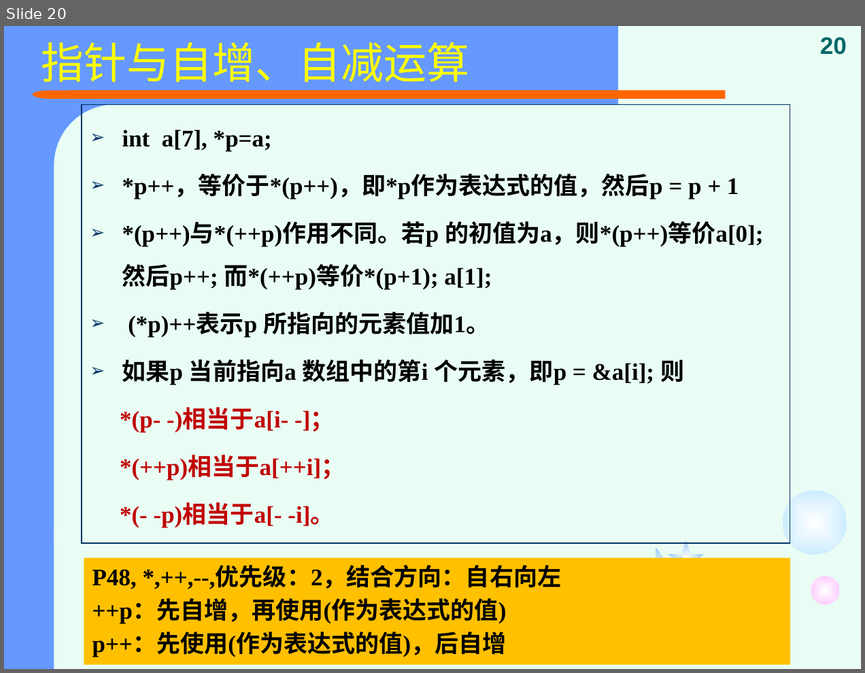
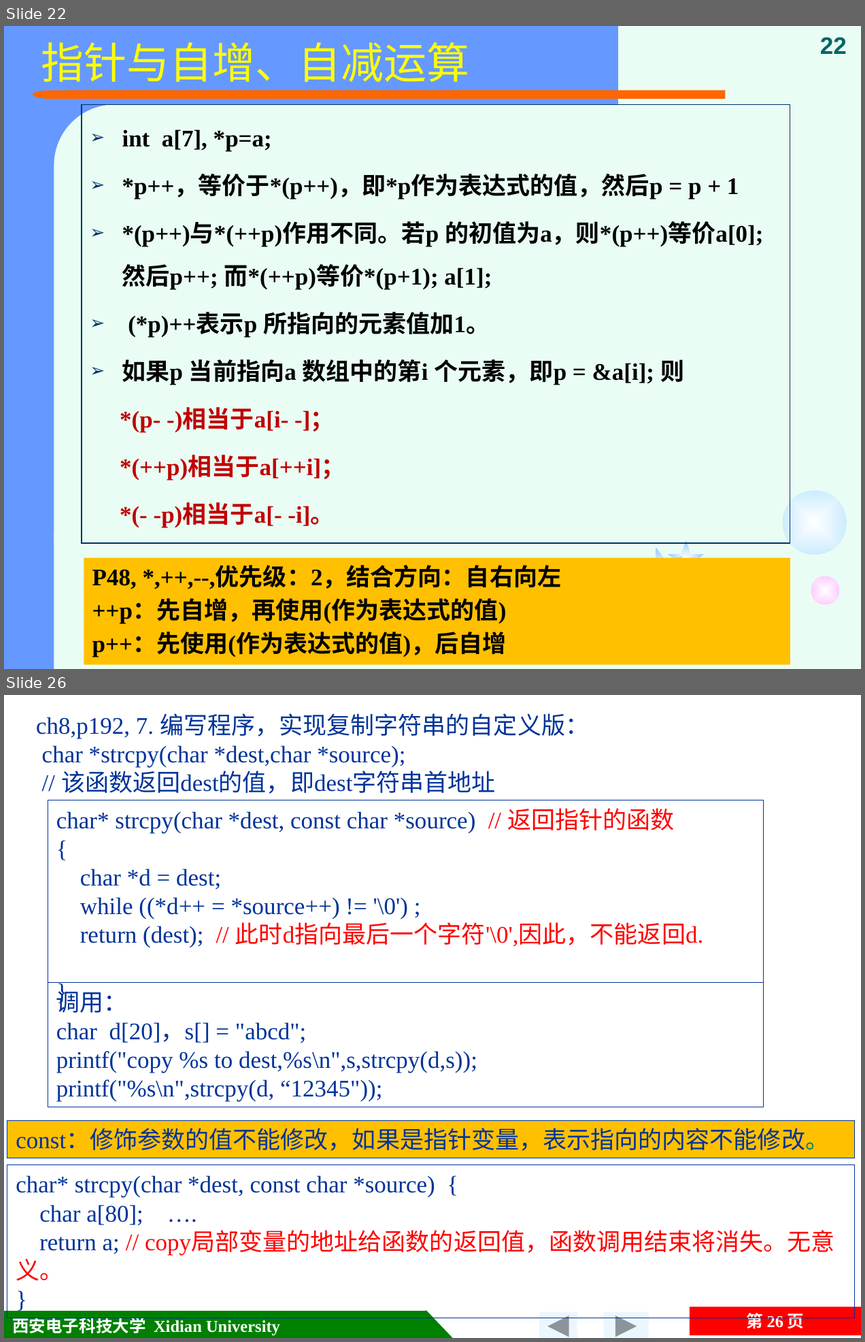
Before and after one commit to jtrfid/C-Repositories, a slide deck: 2016/C语言/课件/复习.pptx. Shown one above the other, each under a label of ours: slide 20 before the commit, slides 22 and 26 after it; the slides between them are not shown. The pictures are 865x673 and 865x1342 pixels, drawn with LibreOffice and Linux fonts; fonts in the diff are those of the drawing. Boxes give left, top, right and bottom in pixels: in the first picture for what was removed or moved away, otherwise in the second. Text is boxed around its words. In the diff, an @@ line names an element or a change of style, - is before the commit and + after.

```diff
--- a/2016/C语言/课件/复习.pptx
+++ b/2016/C语言/课件/复习.pptx
@@ slide 26 added at box(4, 695, 861, 1338), background #FFFFFF @@
@@ text added at box(36, 713, 589, 794), 20 pt, text #003399 @@
+ch8,p192, 7. 编写程序，实现复制字符串的自定义版：
+char *strcpy(char *dest,char *source);
+// 该函数返回dest的值，即dest字符串首地址
@@ rectangle added at box(48, 800, 763, 982), outline #003399 0.75 pt, 20 pt, text #003399 @@
+char* strcpy(char *dest, const char *source) // 返回指针的函数
+{
+char *d = dest;
+while ((*d++ = *source++) != '\0') ;
+return (dest); // 此时d指向最后一个字符'\0',因此，不能返回d.
+}
@@ rectangle added at box(48, 983, 763, 1107), outline #003399 0.75 pt, 20 pt, text #003399 @@
+调用：
+char d[20]，s[] = "abcd";
+printf("copy %s to dest,%s\n",s,strcpy(d,s));
+printf("%s\n",strcpy(d, “12345"));
@@ rectangle added at box(7, 1121, 854, 1159), fill #FFC000, outline #003399 0.75 pt, 20 pt, text #003399 @@
+const：修饰参数的值不能修改，如果是指针变量，表示指向的内容不能修改。
@@ rectangle added at box(7, 1164, 854, 1317), outline #003399 0.75 pt, 20 pt, text #003399 @@
+char* strcpy(char *dest, const char *source) {
+char a[80]; ….
+return a; // copy局部变量的地址给函数的返回值，函数调用结束将消失。无意义。
+}
@@ rectangle added at box(4, 1311, 426, 1338), fill #008000, outline #008000 0.75 pt, 14 pt, text #FFFFFF, bold @@
+西安电子科技大学 Xidian University
@@ right triangle added at box(426, 1311, 453, 1338), fill #008000, outline #008000 0.75 pt @@
@@ action button forward next added at box(540, 1312, 577, 1338), fill #EBF7FF @@
@@ action button forward next added at box(604, 1312, 649, 1338), fill #EBF7FF @@
@@ page number added at box(689, 1307, 861, 1335), fill #FF0000, 14 pt, text #FFFFFF, bold @@
+第 26 页
@@ what was slide 20 is now slide 22 @@
@@ page number at box(820, 37, 847, 54): text changed @@
-20
+22
```
Also in this commit, not shown: 10 slides changed, 13 other slides added, 5 slides removed, 8 other files.
